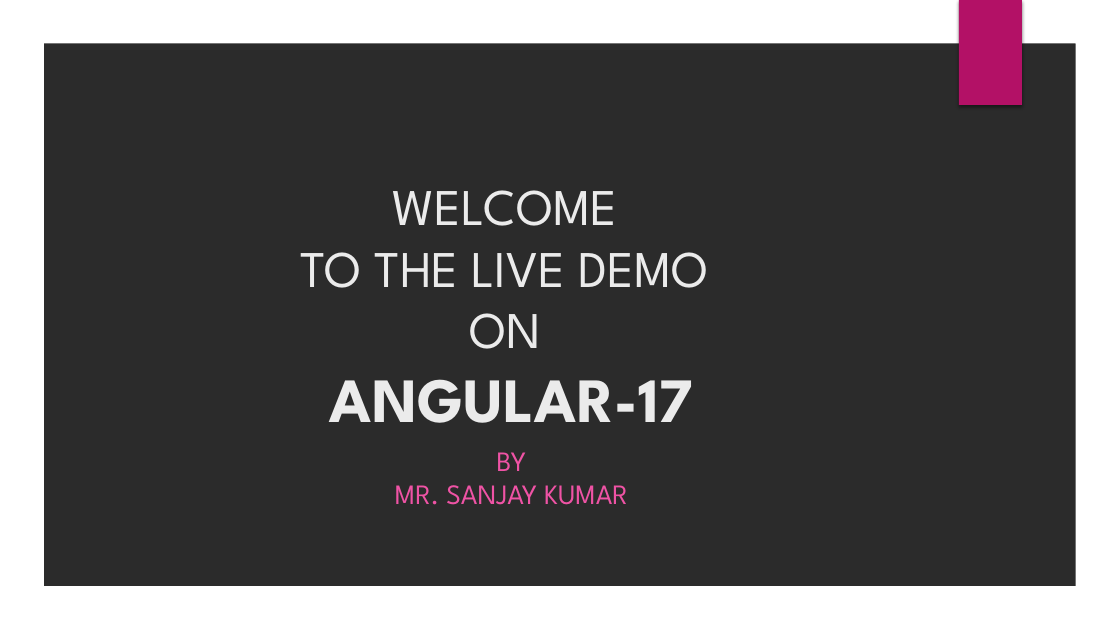
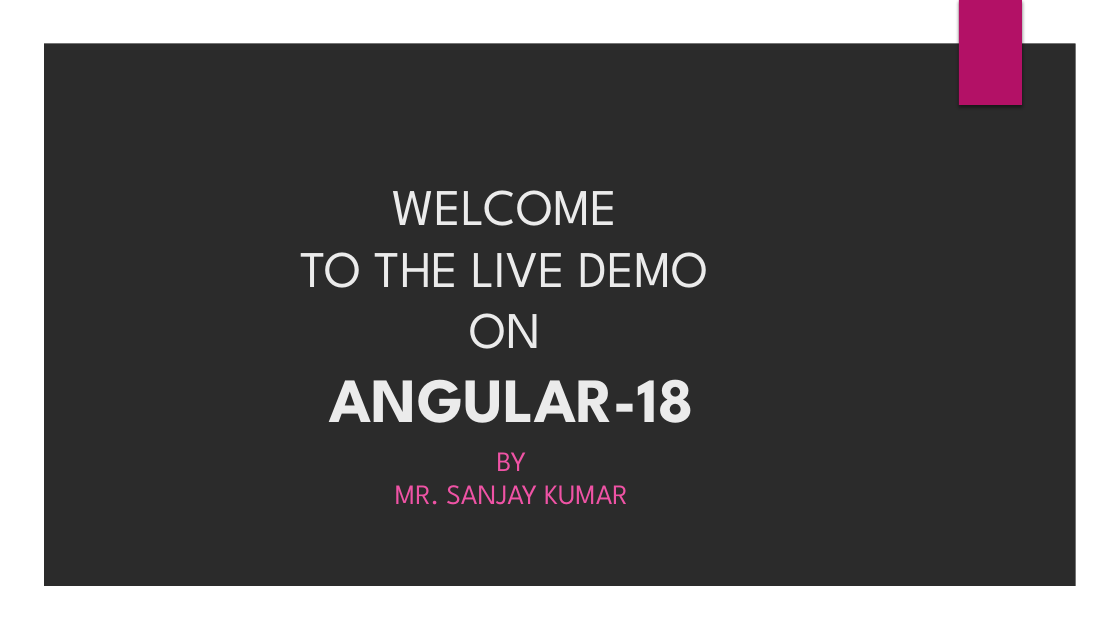
Before and after one commit to sanjaysamantra1/angular_august_2024, a slide deck: slide 1 of day_1_august_7/DEMO ON ANGULAR-17.pptx. Drawn at 1120x630 pixels with LibreOffice and Linux fonts; fonts in the diff are those of the drawing; background and template pictures are left out; a plain dark background stands for a picture behind light text. Boxes give left, top, right and bottom in pixels: in the first picture for what was removed or moved away, otherwise in the second. Text is boxed around its words. In the diff, an @@ line names an element or a change of style, - is before the commit and + after.

```diff
--- a/day_1_august_7/DEMO ON ANGULAR-17.pptx
+++ b/day_1_august_7/DEMO ON ANGULAR-17.pptx
@@ title at [301, 190, 709, 423]: text changed @@
-WELCOME
-TO THE LIVE DEMO
-ON
-ANGULAR-17
+WELCOME
+TO THE LIVE DEMO
+ON
+ANGULAR-18
```
Also in this commit, not shown: 1 other file.
